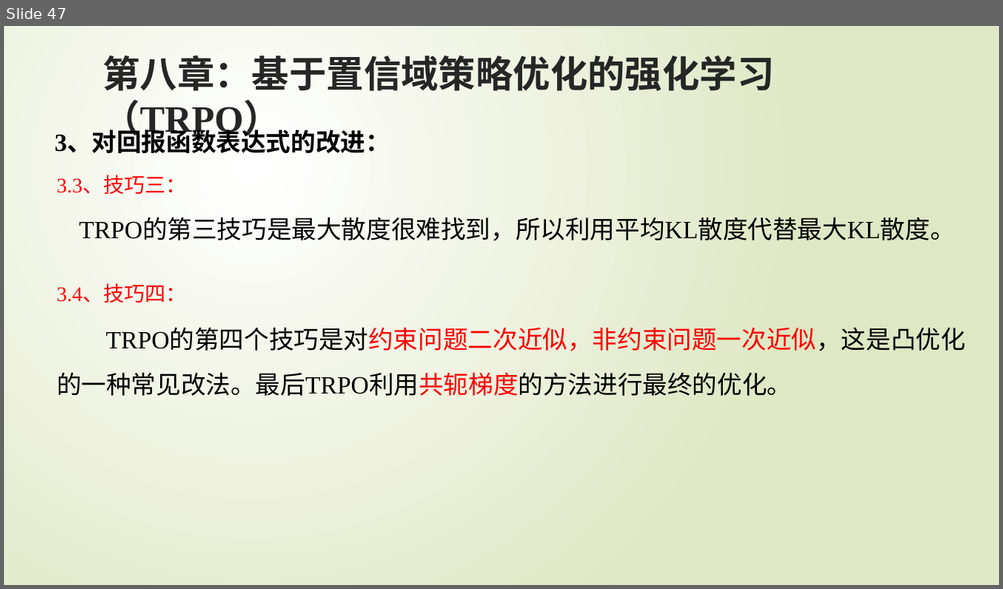
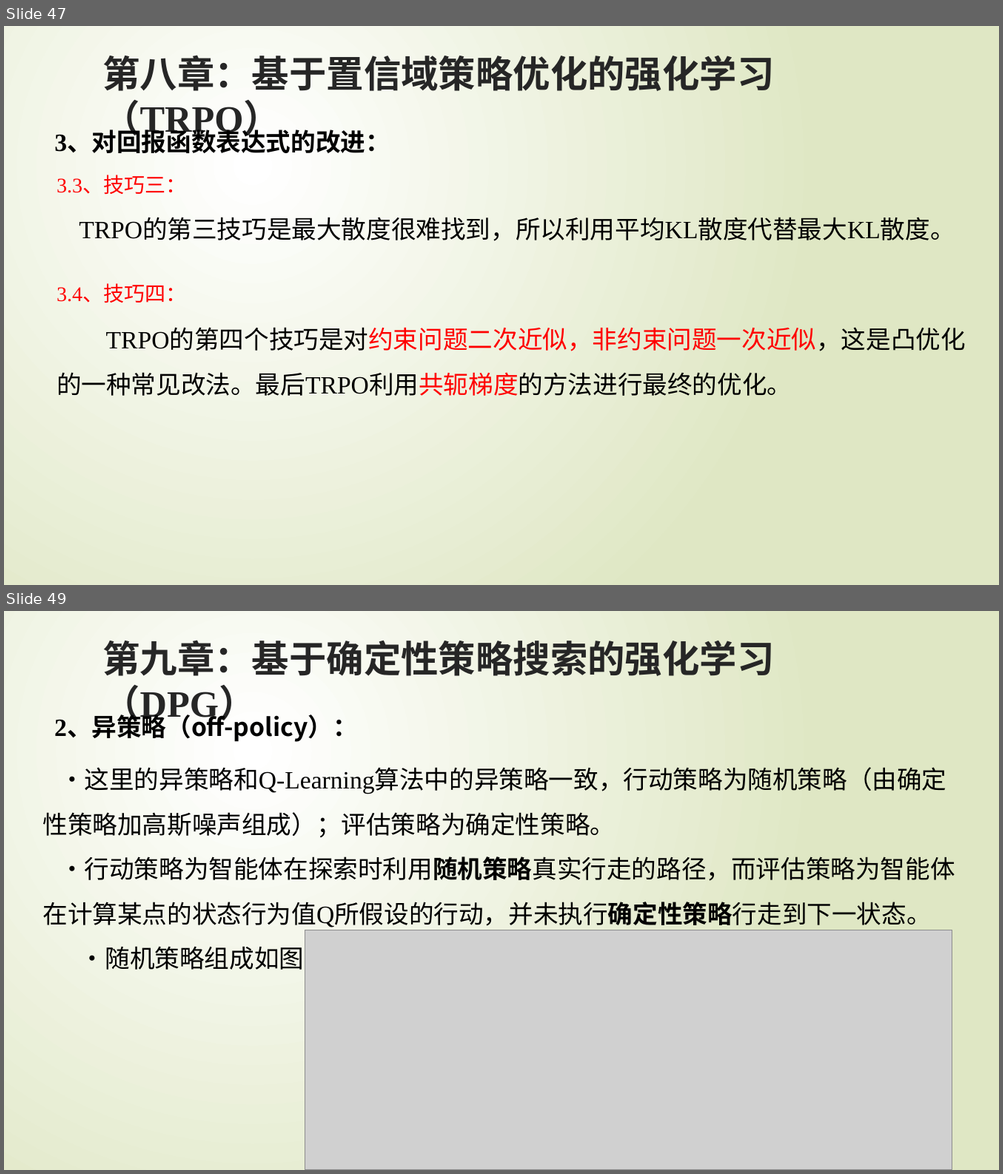
Before and after one commit to zgqzhangguoqi/RL-Flies, a slide deck: 强化学习PPT/强化学习原理入门(4~9章).pptx. Shown one above the other, each under a label of ours: slide 47 before the commit, slides 47 and 49 after it; the slides between them are not shown. The pictures are 1003x589 and 1003x1174 pixels, drawn with LibreOffice and Linux fonts; fonts in the diff are those of the drawing; grey boxes stand for pictures. Boxes give left, top, right and bottom in pixels: in the first picture for what was removed or moved away, otherwise in the second. Text is boxed around its words. In the diff, an @@ line names an element or a change of style, - is before the commit and + after.

```diff
--- a/强化学习PPT/强化学习原理入门(4~9章).pptx
+++ b/强化学习PPT/强化学习原理入门(4~9章).pptx
@@ slide 49 added at bbox=[4, 611, 999, 1170], background gradient #FFFFFF to #DFE8C4 @@
@@ text added at bbox=[102, 640, 774, 676], 36 pt, text #262626, bold @@
+第九章：基于确定性策略搜索的强化学习（DPG）
@@ text added at bbox=[54, 717, 357, 741], 24 pt, text #000000, bold @@
+2、异策略（off-policy）：
@@ text added at bbox=[43, 763, 955, 975], 24 pt, text #000000 @@
+·这里的异策略和Q-Learning算法中的异策略一致，行动策略为随机策略（由确定性策略加高斯噪声组成）；评估策略为确定性策略。
+·行动策略为智能体在探索时利用随机策略真实行走的路径，而评估策略为智能体在计算某点的状态行为值Q所假设的行动，并未执行确定性策略行走到下一状态。
+·随机策略组成如图：
@@ picture added at bbox=[304, 931, 951, 1170] @@
```
Also in this commit, not shown: 7 slides changed, 3 other slides added, 1 slide removed.
